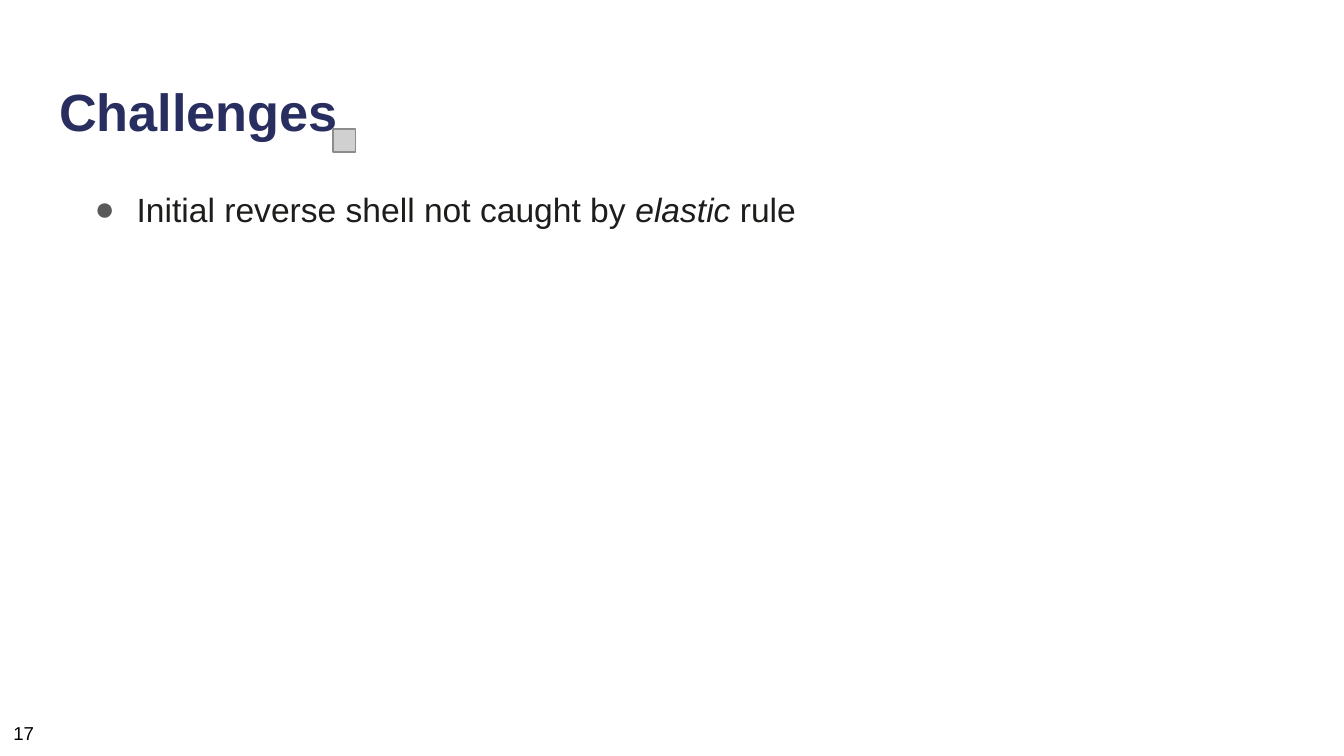
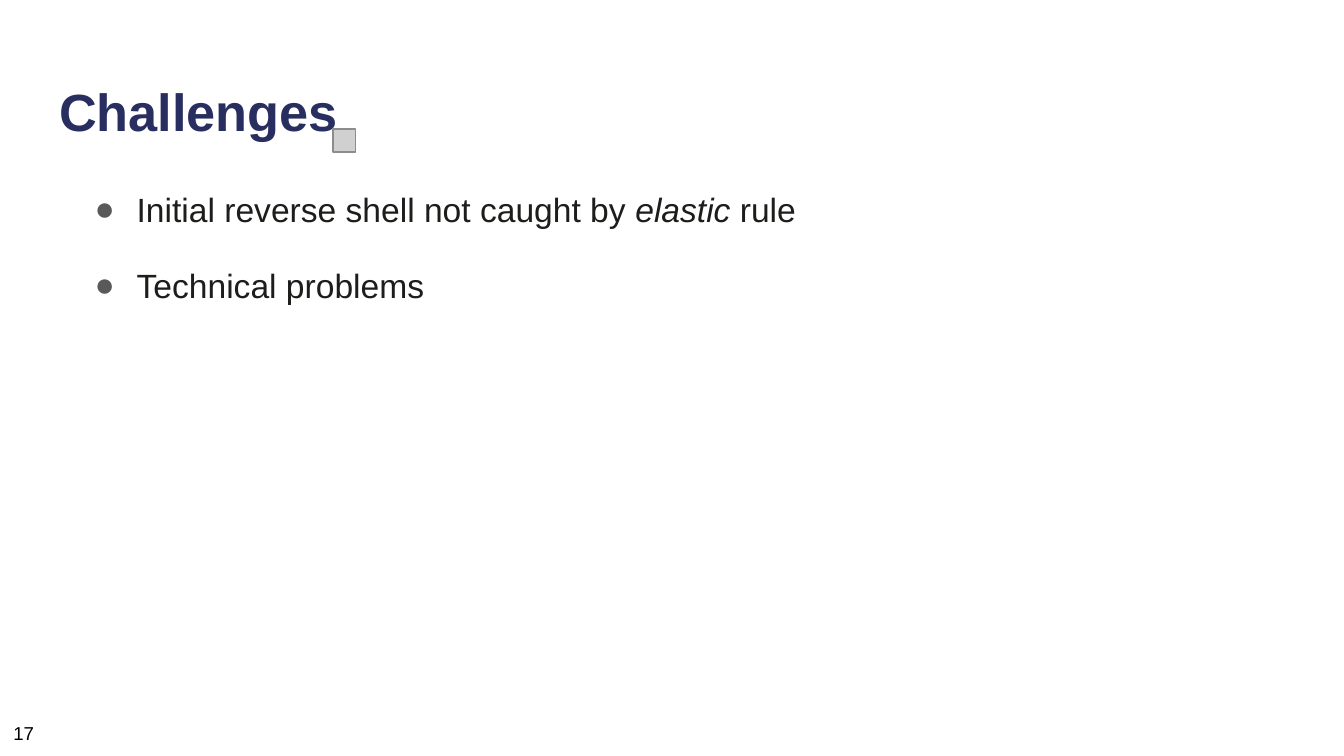
Before and after one commit to neubert-simon/auv-final-report, a slide deck: slide 73 of Final Presentation/ICS_Praesentationsfolien.pptx (slide 78 before the commit). Drawn at 1344x756 pixels with LibreOffice and Linux fonts; fonts in the diff are those of the drawing; grey boxes stand for pictures. Boxes give left, top, right and bottom in pixels: in the first picture for what was removed or moved away, otherwise in the second. Text is boxed around its words. In the diff, an @@ line names an element or a change of style, - is before the commit and + after.

```diff
--- a/Final Presentation/ICS_Praesentationsfolien.pptx
+++ b/Final Presentation/ICS_Praesentationsfolien.pptx
@@ text at (137,273,424,304): paragraph added @@
+● Technical problems
```
Also in this commit, not shown: 12 other slides changed, 5 slides added, 10 slides removed.
